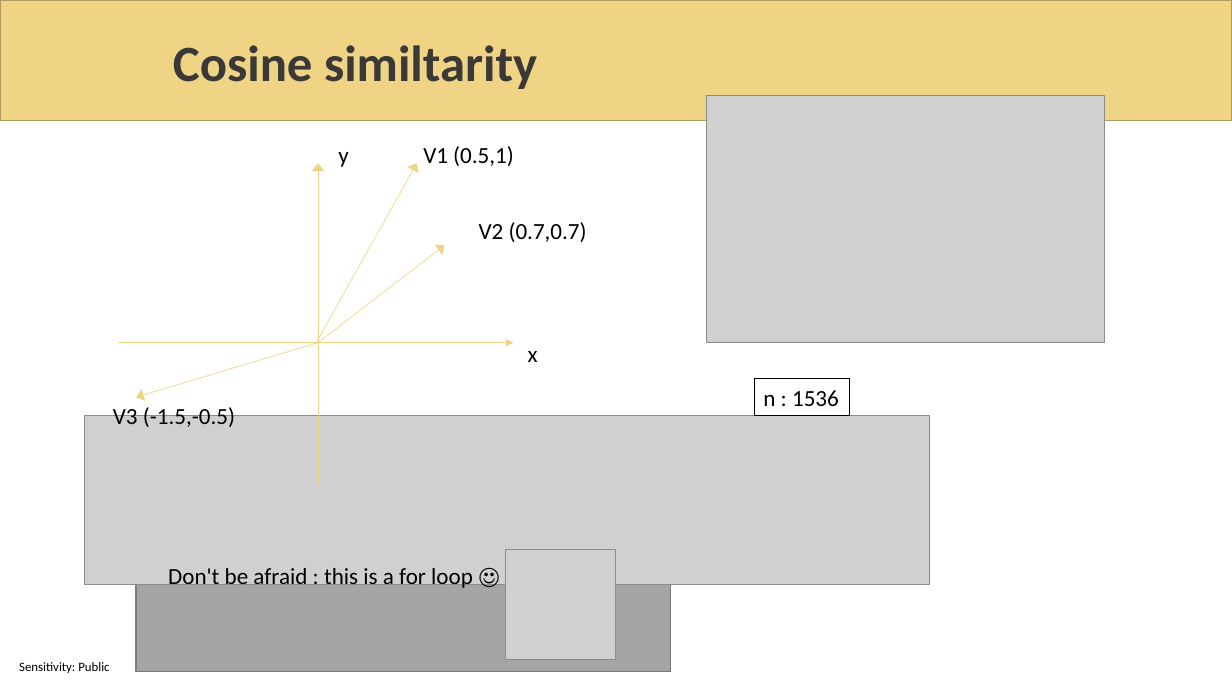
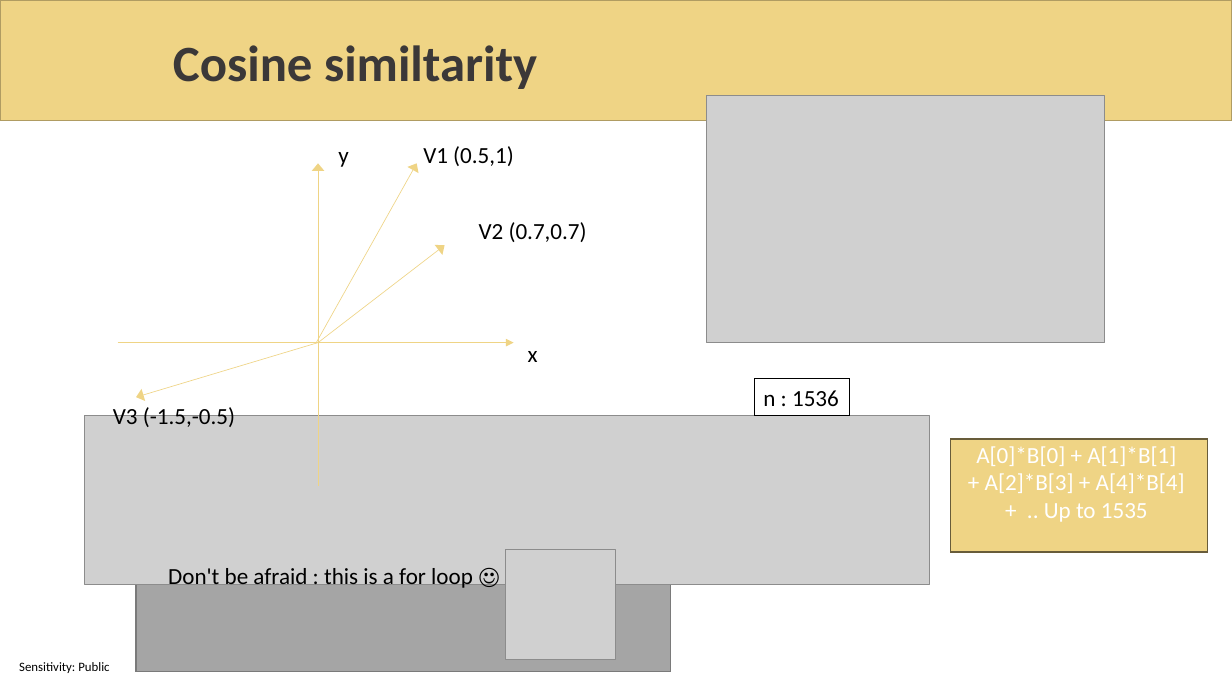
Before and after one commit to sabbadino/AzureDay2023Torino, a slide deck: slide 16 of sessions/room1_15_30/azure-day-ChatBot.pptx (slide 15 before the commit). Drawn at 1232x693 pixels with LibreOffice and Linux fonts; fonts in the diff are those of the drawing; grey boxes stand for pictures; background and template pictures are left out. Boxes give left, top, right and bottom in pixels: in the first picture for what was removed or moved away, otherwise in the second. Text is boxed around its words. In the diff, an @@ line names an element or a change of style, - is before the commit and + after.

```diff
--- a/sessions/room1_15_30/azure-day-ChatBot.pptx
+++ b/sessions/room1_15_30/azure-day-ChatBot.pptx
@@ rectangle added at (951,439,1209,552), fill #EFD485, outline #695D3A 1 pt, 18 pt, text #FFFFFF @@
+A[0]*B[0] + A[1]*B[1]
++ A[2]*B[3] + A[4]*B[4]
++ .. Up to 1535
```
Also in this commit, not shown: 9 other slides changed, 2 slides added, 3 slides removed, 1 other file.
